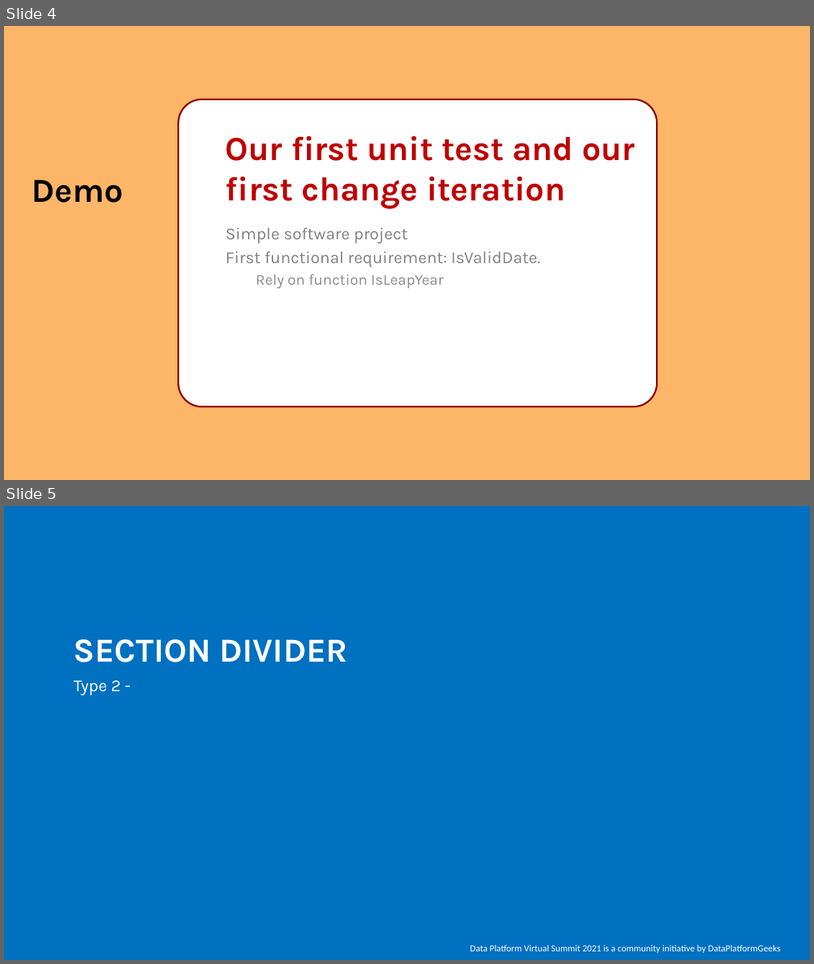
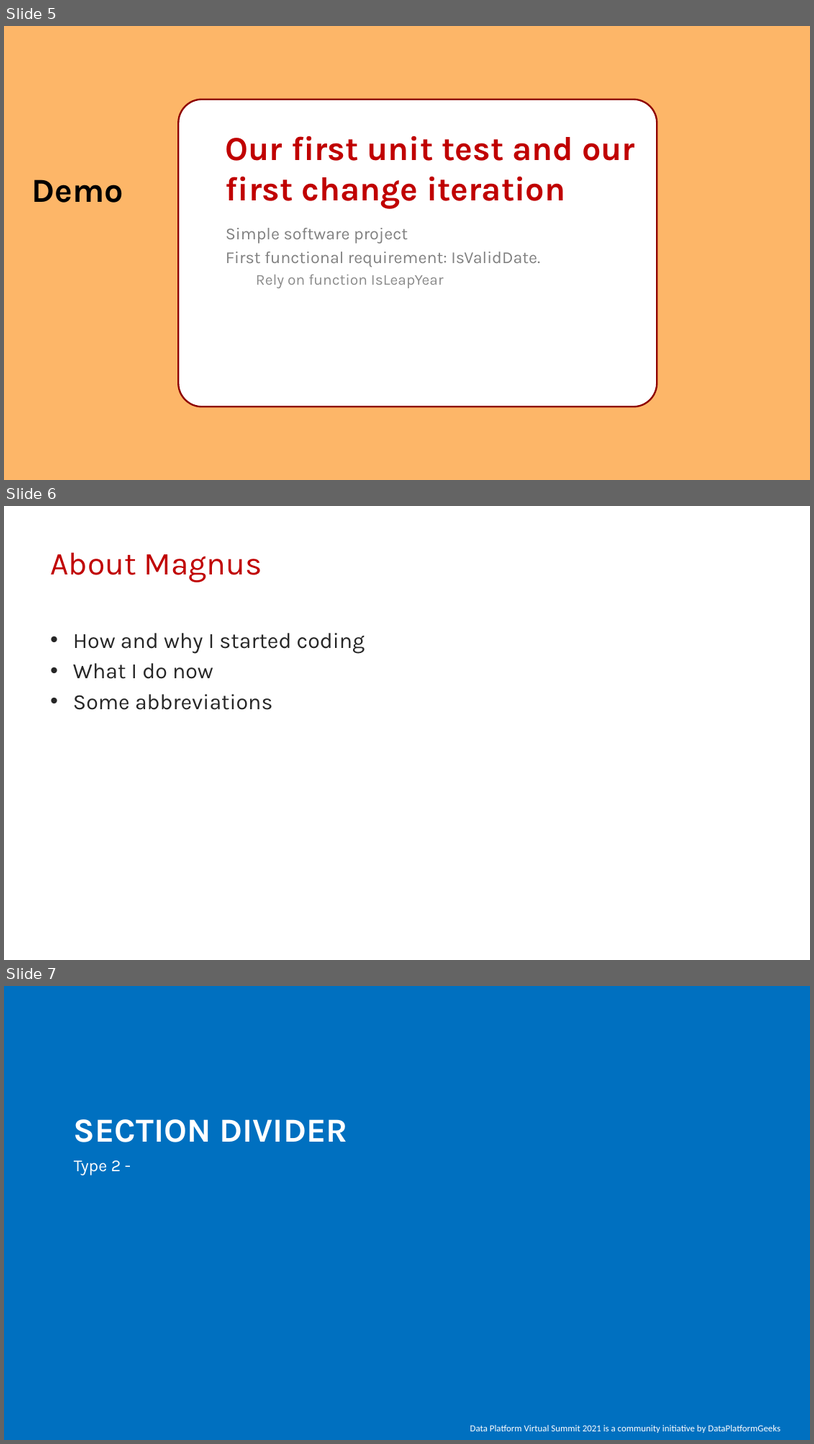
Before and after one commit to transmokopter/Presentations, a slide deck: test-driven-database-development/test-driven-database-development-dps2021.pptx. Shown one above the other, each under a label of ours: slides 4 and 5 before the commit, slides 5, 6 and 7 after it. The pictures are 814x964 and 814x1444 pixels, drawn with LibreOffice and Linux fonts; fonts in the diff are those of the drawing; background and template pictures are left out. Boxes give left, top, right and bottom in pixels: in the first picture for what was removed or moved away, otherwise in the second. Text is boxed around its words. In the diff, an @@ line names an element or a change of style, - is before the commit and + after.

```diff
--- a/test-driven-database-development/test-driven-database-development-dps2021.pptx
+++ b/test-driven-database-development/test-driven-database-development-dps2021.pptx
@@ slide 6 added at box(4, 506, 810, 960), background #FFFFFF @@
@@ title added at box(50, 552, 262, 582), 38 pt, text #C00000 @@
+About Magnus
@@ text added at box(73, 633, 365, 710), 26 pt, text #262626 @@
+• How and why I started coding
+• What I do now
+• Some abbreviations
@@ what was slide 4 is now slide 5 @@
@@ what was slide 5 is now slide 7 @@
```
Also in this commit, not shown: 1 slide changed, 1 other slide added.
